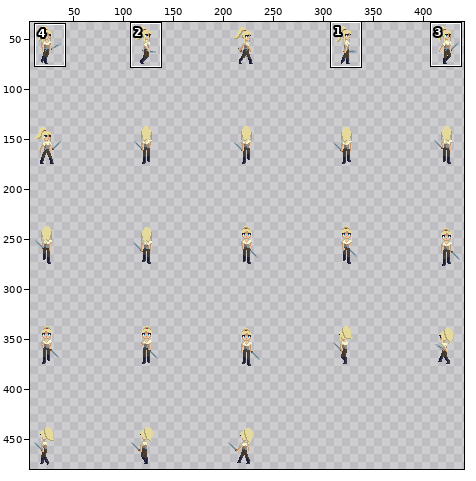
Sprite sheet -- Assets/Sprites/Rue/Done anims/Sword/Rue_Walk_Sword_sprite-Sheet.png. Above: a wide view before the commit, with the close-up outlined.
Close-up. As it was:
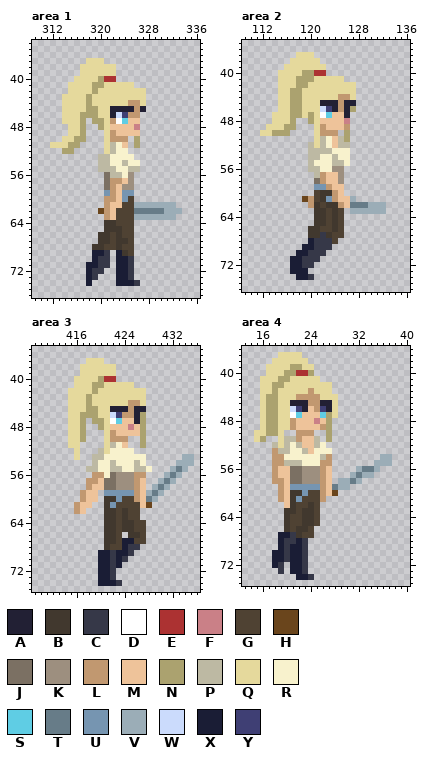
The file is 500x500 pixels. Shown: area 1: x 309..336, y 34..76; area 2: x 109..136, y 35..76; area 3: x 409..436, y 35..75; area 4: x 13..40, y 36..75. The wide view leaves out empty margins. The commit also changed other parts of the picture, which this record leaves out.
Palette (. is transparent): A #222034  B #41382e  C #363848  D #ffffff  E #ac3232  F #ca8087  G #4f4233  H #6a451c  J #7b7063  K #9d8f7f  L #c19870  M #eec39a  N #aba26f  P #bdb9a3  Q #e5d99c  R #f8f2cd  S #5fcde4  T #677c88  U #7695b1  V #9badb7  W #cbdbfc  X #1a1d35  Y #3f3f74
Pixels before, area 1, first column x 312:
37 ......QQQ.............
38 .....QQQQQQ...........
39 .....QQQQQQ...........
40 ....QQQQNEE...........
41 ...QQQQNNQQQQQ........
42 ...QQQQNQQQQQQQQ......
43 ..QQQQNQQQQQQQQQ......
44 ..QQQQNQQQQQQLLQ......
45 ..QQQQNNQQAAAALA......
46 ..QQQNNNQQAWYLL.......
47 ..QQQN.NNQLDSMM.......
48 ...QQN..NQMMMMF.......
49 ...QQN...QLMMMM.......
50 ..QQNN...QLLL.N.......
51 QQQNN....QPRM.N.......
52 ..NN.....QPRR.........
53 ........PPRRRR........
54 ........PPRRPRR.......
55 ........PPPRRPP.......
56 .........JPPRK........
57 .........JLLMK........
58 .........JLMKK........
59 .........ULMUU........
60 .........LLMUG........
61 .........LMMGGVVVVVVV.
62 ........HLMGGGTTTTTVVV
63 .........LMGGGVVVVVVV.
64 .........BBGGG........
65 .........BBBGG........
66 ........BBGBGG........
67 ........BBGBBG........
68 .......BBGGBGG........
69 .......XXC.XBG........
70 .......XCC.XXC........
71 ......XXCC.XXC........
72 ......XCC..XXC........
73 ......XC...XXC........
74 ......X....XXXC.......
Pixels before, area 2, first column x 112:
37 ......QQQ............
38 .....QQQQQ...........
39 ....QQQQQQQ..........
40 ...QQQQNNEE..........
41 ...QQQNNNQQQQQ.......
42 ...QQQNNQQQQQQQQ.....
43 ...QQNNQQQQQQQQQ.....
44 ...QQNNQQQQQQLLQ.....
45 ...QQNNQQQAAALAA.....
46 ...QQNNQQQWYALAN.....
47 ..QQQNNQNQDSMMA......
48 ..QQQN..NQMMMMF......
49 .QQQNN...QLMMML......
50 QQNNN....QLLL.N......
51 .........QPRMPN......
52 ........PQPRMPP......
53 ........PPPPRRR......
54 ........PPRRPRR......
55 ........PRRRPPR......
56 ........PPRRKK.......
57 .........PLMMK.......
58 .........JLMMK.......
59 .........UULMM.......
60 .........GBBLM.......
61 .......HLGBULMMV.....
62 ........LBGBBLMTTTVVV
63 .........BBGBG.VVVVVV
64 .........BBGBG.......
65 .........BBGBG.......
66 ........BBGGBG.......
67 ........BBCBGG.......
68 ........XCCCG........
69 .......XXCCC.........
70 ......XXCCC..........
71 .....XXCCC...........
72 .....XXCC............
73 .....XXX.............
74 ......XXC............
Pixels before, area 3, first column x 415:
37 ...QQQ...............
38 ..QQQQQQ.............
39 ..QQQQQQ.............
40 .QQQQNEE.............
41 .QQQNNQQQQQ..........
42 QQQQNQQQQQQQQ........
43 QQQNQQQQQQQQQ........
44 QQQNQQQQQQLLQ........
45 QQQNNQQAAALAA........
46 QQNNNQQWYLLAN........
47 QQN.NNQDSMMAN........
48 QQN..NQMMMFMN........
49 QQN...QLMMMMN........
50 QQN...QLLL..N........
51 QQ....QPRM..N........
52 .Q...PQRRRR..........
53 .Q..PPRRRRRRR......VV
54 ....PRRPRRRPR.....VVV
55 ...PPRRPPRRPPR...VTV.
56 ....LLRJKKKLL...VTV..
57 ...LLMJJKKKLM..VTV...
58 ...LMMJJKKKLM.VTV....
59 ..LMM.UUUUULMVTV.....
60 ..LMM.BBUGGLMTV......
61 .LMM..BUGGGGMH.......
62 .LM...BBGBGG.........
63 ......BBGBGG.........
64 ......BBGBBGG........
65 ......BBGBBGG........
66 ......BBG.BBG........
67 ......BBGXXGG........
68 ......BGGXCC.........
69 .....XXCXXC..........
70 .....XXCXC...........
71 .....XXCX............
72 .....XXC.............
73 .....XXC.............
74 .....XXXC............
Pixels before, area 4, first column x 15:
37 ....QQQQ...............
38 ...QQQQQQ..............
39 ..QQQQNNQQ.............
40 ..QQQNNEEN.............
41 .QQQNNQQQQQ............
42 .QQNNQQQQQQQQ..........
43 .QQNQQQQQLQQQ..........
44 .QNNQQQLLLLQQQ.........
45 .QNNQQAAALLAAQ.........
46 .QNNQQWYAMLYAQ.........
47 .QNNQQDSMMMSNQ.........
48 .QNNQQLMMMFMN..........
49 .QNNQQLMMMMLN..........
50 QQNNQ..LLL..N..........
51 QN..QPPLMMP.N..........
52 ...PQPRPMMPR...........
53 ...LPPRRPMRRR..........
54 ...LLRRRRRRPL........VV
55 ...LLPPPRRRLL.......VVV
56 ...LMMJJKKKLM....VTTV..
57 ...LMMJJKKKLM...VTVV...
58 ...LLMJJKKKLM.VVTV.....
59 ....LMUUUUULMTVV.......
60 ....LMBBUGGLMH.........
61 ....LMBUGGGL...........
62 .....MBGGBG............
63 .....BBGBBG............
64 .....BGGBBG............
65 .....BGGBBG............
66 .....BGBBG.............
67 ....XXCBGG.............
68 ....XCCXC..............
69 ....XCXXC..............
70 ...XXCXXC..............
71 ...XXCXXC..............
72 ...XC.XXC..............
73 ....C.XXC..............
74 .......XXC.............
The same view after the edit:
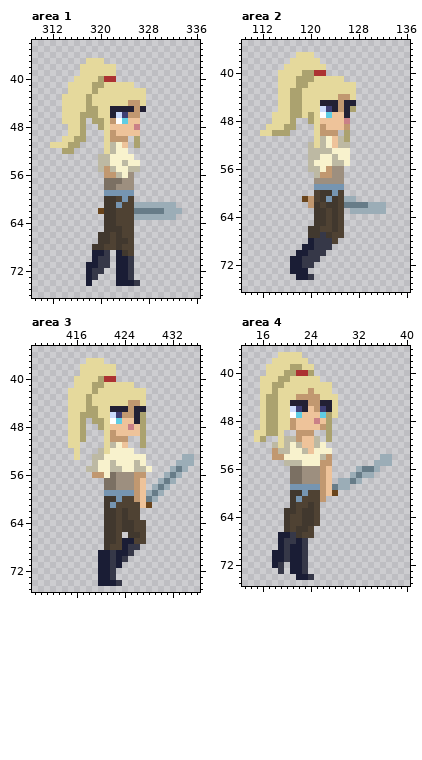
Edits made:
{"where": "area 1"}
{"y":55,"x":321,"old":"P","new":"L"}
{"y":56,"x":321,"old":"JP","new":"LL"}
{"y":57,"x":322,"old":"LLM","new":"JJK"}
{"y":58,"x":322,"old":"LM","new":"JK"}
{"y":59,"x":322,"old":"LM","new":"UU"}
{"y":60,"x":321,"old":"LLM","new":"BBG"}
{"y":61,"x":321,"old":"LMM","new":"BBU"}
{"y":62,"x":321,"old":"LM","new":"BB"}
{"y":63,"x":321,"old":"LM","new":"BB"}
{"where": "area 2"}
{"y":56,"x":123,"old":"R","new":"L"}
{"y":57,"x":123,"old":"MM","new":"LK"}
{"y":58,"x":121,"old":"JLMM","new":"KKKK"}
{"y":59,"x":123,"old":"LMM","new":"UUU"}
{"y":60,"x":124,"old":"LM","new":"UG"}
{"y":61,"x":124,"old":"LMM","new":"BGV"}
{"y":62,"x":125,"old":"LM","new":"GT"}
{"where": "area 3"}
{"y":57,"x":418,"old":"LLM","new":"..."}
{"y":58,"x":418,"old":"LMM","new":"..."}
{"y":59,"x":417,"old":"LMM","new":"..."}
{"y":60,"x":417,"old":"LMM","new":"..."}
{"y":61,"x":416,"old":"LMM","new":"..."}
{"y":62,"x":416,"old":"LM","new":".."}
{"where": "area 4"}
{"y":55,"x":18,"old":"LL","new":".."}
{"y":56,"x":18,"old":"LMM","new":"..."}
{"y":57,"x":18,"old":"LMM","new":"..."}
{"y":58,"x":18,"old":"LLM","new":"..."}
{"y":59,"x":19,"old":"LM","new":".."}
{"y":60,"x":19,"old":"LM","new":".."}
{"y":61,"x":19,"old":"LM","new":".."}
{"y":62,"x":20,"old":"M","new":"."}
